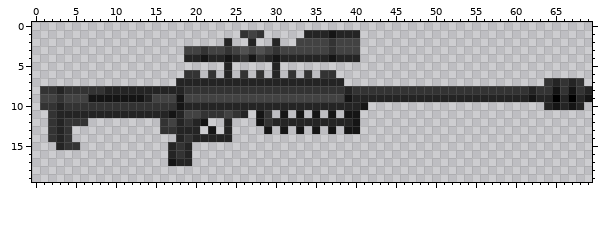
Sprite sheet -- mpguns/m99/icon.png. The first picture shows the starting point.
The file is 70x20 pixels.
The same view after the edit:
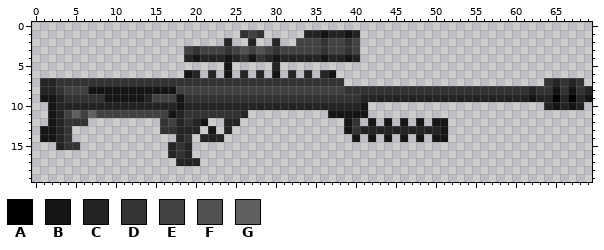
Palette (. is transparent): A #000000  B #151515  C #242424  D #333333  E #424242  F #515151  G #606060
Changes in this commit:
There is now colour B in row 11 at x 38 and 41; in row 12 at x 42, 44, 46, 48 and 50 to 51; in row 13 at x 1 and 51; in row 14 at x 1, 40, 42, 44, 46, 48 and 50 to 51.
The edit turns colour C into colour B in row 1 at x 36 and 39; in row 4 at x 20, 36 and 39; in row 5 at x 24; in row 6 at x 24 and 30; in row 8 at x 9 to 17; in row 12 at x 39.
The edit turns colour D into colour B in row 6 at x 19 and 37; in row 8 at x 7 to 8; in rows 10 to 14 at x 2.
The edit turns colour E into colour B in row 9 at x 1 to 2.
There is now colour C in row 7 at x 1 to 2; in row 12 at x 25; in row 13 at x 41 to 50; in row 17 at x 20.
The edit turns colour B into colour C in row 1 at x 37; in row 4 at x 21 and 37.
The edit turns colour D into colour C in row 6 at x 20, 22, 26, 28, 32, 34 and 36; in row 8 at x 1 to 2; in row 9 at x 3; in row 10 at x 4 to 17.
There is now colour D in row 7 at x 3 to 17.
The edit turns colour B into colour D in row 9 at x 7 to 8 and 39; in rows 12 to 13 at x 40.
The edit turns colour C into colour D in row 7 at x 18 to 38; in row 8 at x 3 and 39; in row 9 at x 40.
The edit turns colour E into colour D in row 2 at x 36 and 39; in row 3 at x 20, 36 and 39; in row 9 at x 4 to 6 and 19 to 38; in row 11 at x 19 to 20 and 24.
The edit turns colour C into colour E in row 8 at x 18; in row 11 at x 4, 6 and 8 to 16.
The edit turns colour D into colour E in row 2 at x 37; in row 3 at x 21 and 37; in row 8 at x 4 to 6 and 19 to 38.
The edit turns colour C into colour G in row 11 at x 5 and 7.
Colour B is removed in row 11 at x 28, 31, 33 and 35; in row 12 at x 28; in row 13 at x 29, 31, 33, 35 and 37; in row 17 at x 17.
Colour C is removed in row 12 at x 30 to 38; in row 14 at x 20 and 24.
Colour D is removed in row 10 at x 1; in rows 11 to 12 at x 29.
